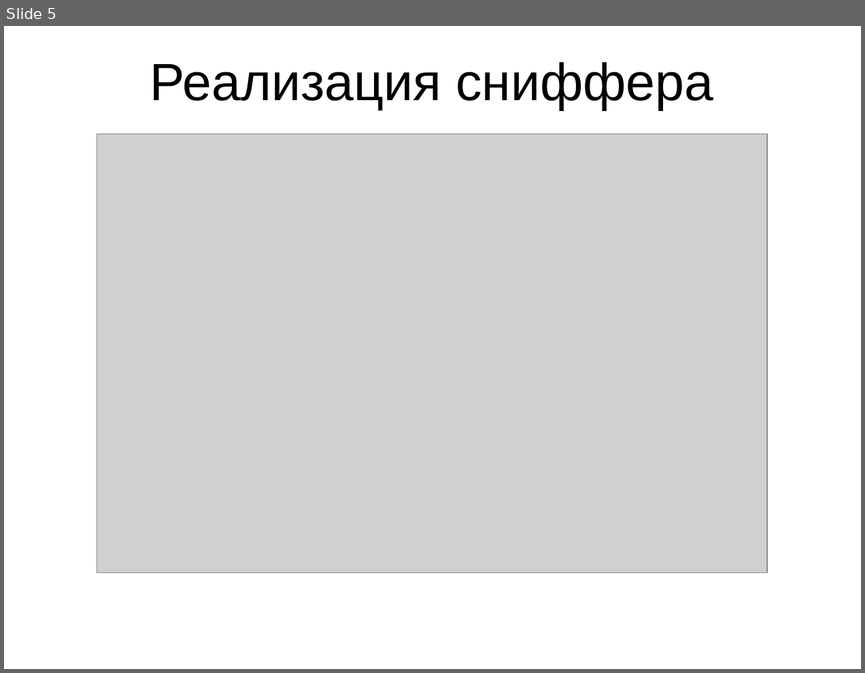
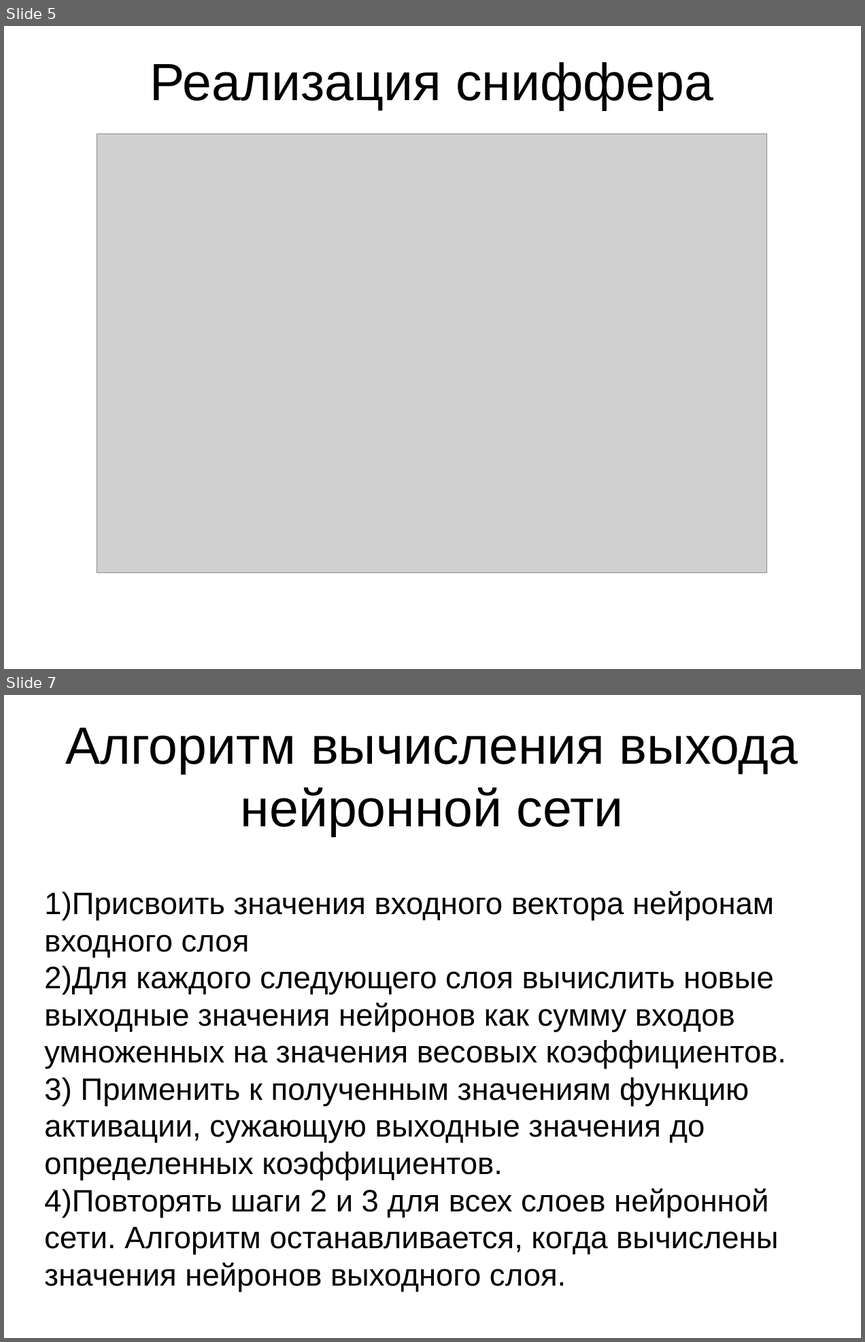
Before and after one commit to ViktorTarasenko/networkSecurityAnalyzer, a slide deck: презентация.pptx. Shown one above the other, each under a label of ours: slide 5 before the commit, slides 5 and 7 after it; the slides between them are not shown. The pictures are 865x673 and 865x1342 pixels, drawn with LibreOffice and Linux fonts; fonts in the diff are those of the drawing; grey boxes stand for pictures. Boxes give left, top, right and bottom in pixels: in the first picture for what was removed or moved away, otherwise in the second. Text is boxed around its words. In the diff, an @@ line names an element or a change of style, - is before the commit and + after.

```diff
--- a/презентация.pptx
+++ b/презентация.pptx
@@ slide 7 added at (x1=4, y1=695, x2=861, y2=1338), background #FFFFFF @@
@@ text added at (x1=65, y1=728, x2=798, y2=836), 44 pt, text #000000 @@
+Алгоритм вычисления выхода нейронной сети
@@ text added at (x1=44, y1=891, x2=786, y2=1291), 26 pt, text #000000 @@
+1)Присвоить значения входного вектора нейронам входного слоя
+2)Для каждого следующего слоя вычислить новые выходные значения нейронов как сумму входов умноженных на значения весовых коэффициентов.
+3) Применить к полученным значениям функцию активации, сужающую выходные значения до определенных коэффициентов.
+4)Повторять шаги 2 и 3 для всех слоев нейронной сети. Алгоритм останавливается, когда вычислены значения нейронов выходного слоя.
```
Also in this commit, not shown: 10 slides changed, 7 other slides added, 8 slides removed, 1 other file.
